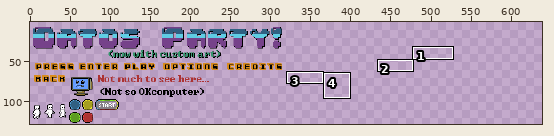
Pixel-art file -- res/textures/SpriteSheet.aseprite. The picture above shows the old version from afar; the outline marks the close-up.
Close-up. Old version:
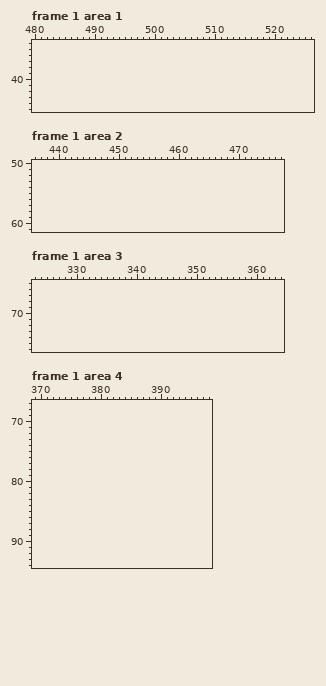
320x128 pixels, 2 frames. Shown: frame 1 area 1: x 480..526, y 34..45; frame 1 area 2: x 436..477, y 50..61; frame 1 area 3: x 323..364, y 65..76; frame 1 area 4: x 369..398, y 67..94. The old version is drawn lined up with the new one, on the new canvas. The wide view leaves out empty margins. The commit also changed other frames or places, which this record leaves out.
Palette (. is transparent): 
New version:
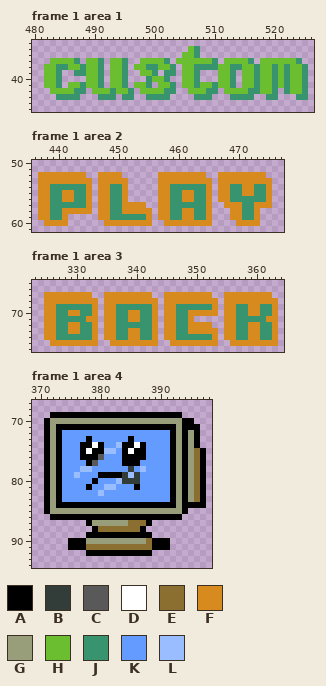
Colours new in this view: A #000000  B #323c39  C #595959  D #ffffff  E #8a6f30  F #d78b1e  G #989e7a  H #6abe30  J #37946e  K #639bff  L #99bdff
The edit:
canvas 320x128 -> 640x128
Frame 1 area 1:
y 35: x 506..507 .. -> HJ
y 36: x 505..507 ... -> HHJ
y 37: x 483..487 ..... -> HHHHJ; x 489..491 ... -> HHJ; x 493..495 ... -> HHJ; x 498..502 ..... -> HHHHJ; x 504..510 ....... -> HHHHHHJ; x 512..516 ..... -> HHHHJ; x 518..524 ....... -> HHHHHHJ
y 38: x 482..491 .......... -> HHJJHHJHHJ; x 493..495 ... -> HHJ; x 497..503 ....... -> HHJJHHJ; x 505..525 ..................... -> HHJJJJHHJJHHJHHJHJHHJ
y 39: x 482..484 ... -> HHJ; x 487..491 ..... -> JJHHJ; x 493..495 ... -> HHJ; x 498..500 ... -> HHJ; x 502..503 .. -> JJ; x 505..507 ... -> HHJ; x 511..513 ... -> HHJ; x 515..525 ........... -> HHJHHJHJHHJ
y 40: x 482..484 ... -> HHJ; x 489..491 ... -> HHJ; x 493..495 ... -> HHJ; x 499..502 .... -> JHHJ; x 505..507 ... -> HHJ; x 511..513 ... -> HHJ; x 515..525 ........... -> HHJHHJHJHHJ
y 41: x 482..484 ... -> HHJ; x 486..491 ...... -> HHJHHJ; x 493..495 ... -> HHJ; x 497..499 ... -> HHJ; x 501..503 ... -> HHJ; x 505..513 ......... -> HHJHHJHHJ; x 515..525 ........... -> HHJHHJHJHHJ
y 42: x 483..488 ...... -> HHHHJJ; x 490..496 ....... -> HHHJHHJ; x 498..503 ...... -> HHHHJJ; x 506..510 ..... -> HHHJJ; x 512..520 ......... -> HHHHJJHHJ; x 522..525 .... -> JHHJ
y 43: x 484..487 .... -> JJJJ; x 491..493 ... -> JJJ; x 495..496 .. -> JJ; x 499..502 .... -> JJJJ; x 507..509 ... -> JJJ; x 513..516 .... -> JJJJ; x 519..520 .. -> JJ; x 524..525 .. -> JJ
Frame 1 area 2:
y 52: x 437..444 ........ -> FFFFFFFF; x 447..450 .... -> FFFF; x 457..464 ........ -> FFFFFFFF; x 467..474 ........ -> FFFFFFFF
y 53: x 437..445 ......... -> FFFFFFFFF; x 447..451 ..... -> FFFFF; x 457..465 ......... -> FFFFFFFFF; x 467..475 ......... -> FFFFFFFFF
y 54: x 437..445 ......... -> FFJJJJJJF; x 447..451 ..... -> FFJJF; x 457..465 ......... -> FFJJJJJJF; x 467..475 ......... -> FFJJFFJJF
y 55: x 437..445 ......... -> FFJJFFJJF; x 447..451 ..... -> FFJJF; x 457..465 ......... -> FFJJFFJJF; x 467..475 ......... -> FFJJFFJJF
y 56: x 437..445 ......... -> FFJJFFJJF; x 447..451 ..... -> FFJJF; x 457..465 ......... -> FFJJFFJJF; x 467..475 ......... -> FFJJJJJJF
y 57: x 437..445 ......... -> FFJJJJJJF; x 447..454 ........ -> FFJJFFFF; x 457..465 ......... -> FFJJJJJJF; x 468..475 ........ -> FFFJJFFF
y 58: x 437..445 ......... -> FFJJFFFFF; x 447..455 ......... -> FFJJFFFFF; x 457..465 ......... -> FFJJFFJJF; x 469..473 ..... -> FFJJF
y 59: x 437..441 ..... -> FFJJF; x 447..455 ......... -> FFJJJJJJF; x 457..465 ......... -> FFJJFFJJF; x 469..473 ..... -> FFJJF
y 60: x 438..441 .... -> FFFF; x 448..455 ........ -> FFFFFFFF; x 458..465 ........ -> FFFFFFFF; x 470..473 .... -> FFFF
Frame 1 area 3:
y 67: x 325..332 ........ -> FFFFFFFF; x 335..342 ........ -> FFFFFFFF; x 345..352 ........ -> FFFFFFFF; x 355..362 ........ -> FFFFFFFF
y 68: x 325..333 ......... -> FFFFFFFFF; x 335..343 ......... -> FFFFFFFFF; x 345..353 ......... -> FFFFFFFFF; x 355..363 ......... -> FFFFFFFFF
y 69: x 325..333 ......... -> FFJJJJJJF; x 335..343 ......... -> FFJJJJJJF; x 345..353 ......... -> FFJJJJJJF; x 355..363 ......... -> FFJJFFJJF
y 70: x 325..333 ......... -> FFJJFFJJF; x 335..343 ......... -> FFJJFFJJF; x 345..353 ......... -> FFJJFFFFF; x 355..363 ......... -> FFJJFFJJF
y 71: x 325..333 ......... -> FFJJJJJFF; x 335..343 ......... -> FFJJFFJJF; x 345..349 ..... -> FFJJF; x 355..363 ......... -> FFJJJJJFF
y 72: x 325..333 ......... -> FFJJFFJJF; x 335..343 ......... -> FFJJJJJJF; x 345..352 ........ -> FFJJFFFF; x 355..363 ......... -> FFJJFFJJF
y 73: x 325..333 ......... -> FFJJFFJJF; x 335..343 ......... -> FFJJFFJJF; x 345..353 ......... -> FFJJFFFFF; x 355..363 ......... -> FFJJFFJJF
y 74: x 325..333 ......... -> FFJJJJJJF; x 335..343 ......... -> FFJJFFJJF; x 345..353 ......... -> FFJJJJJJF; x 355..363 ......... -> FFJJFFJJF
y 75: x 326..333 ........ -> FFFFFFFF; x 336..343 ........ -> FFFFFFFF; x 346..353 ........ -> FFFFFFFF; x 356..363 ........ -> FFFFFFFF
Frame 1 area 4:
y 69: x 372..393 ...................... -> AAAAAAAAAAAAAAAAAAAAAA
y 70: x 371..395 ......................... -> AGGGGGGGGGGGGGGGGGGGGGGAA
y 71: x 371..396 .......................... -> AGAAAAAAAAAAAAAAAAAAAAGAAA
y 72: x 371..396 .......................... -> AGAKKKKKKKKKKKKKKKKKKAGAGA
y 73: x 371..396 .......................... -> AGAKKKKAKKKKKKAKKKKKKAGAGA
y 74: x 371..396 .......................... -> AGAKKKAADAKKLAADAKKKKAGAGA
y 75: x 371..397 ........................... -> AGAKKKADAALLKADAAKKKKAGAGEA
y 76: x 371..397 ........................... -> AGAKKKAAACKKKAAAAKKKKAGAGEA
y 77: x 371..397 ........................... -> AGAKKKKACKKKKAAAKKKKKAGAGEA
y 78: x 371..397 ........................... -> AGAKKKLLKKKKKKBKLKKKKAGAGEA
y 79: x 371..397 ........................... -> AGAKKLKKKAAAABLBKKKKKAGAGEA
y 80: x 371..397 ........................... -> AGAKKKKKAKKKLBBBKKKKKAGAGEA
y 81: x 371..397 ........................... -> AGAKKKKAKKLLKKKAKKKKKAGAGEA
y 82: x 371..397 ........................... -> AGAKKKKKKLKKKKKKKKKKKAGAGEA
y 83: x 371..397 ........................... -> AGAKKKKKKKKKKKKKKKKKKAGAGEA
y 84: x 371..397 ........................... -> AGAAAAAAAAAAAAAAAAAAAAGAAAA
y 85: x 371..394 ........................ -> AGGGGGGGGGGGGGGGGGGGGGGA
y 86: x 372..393 ...................... -> AAAAAAAAAAAAAAAAAAAAAA
y 87: x 378..388 ........... -> AGGGGGGEEEA
y 88: x 379..387 ......... -> AEEEEEEEA
y 89: x 378..388 ........... -> AAAAAAAAAAA
y 90: x 375..391 ................. -> AAAGGGGGGGGGGEAAA
y 91: x 375..391 ................. -> AAAEEEEEEEEEEEAAA
y 92: x 378..388 ........... -> AAAAAAAAAAA
